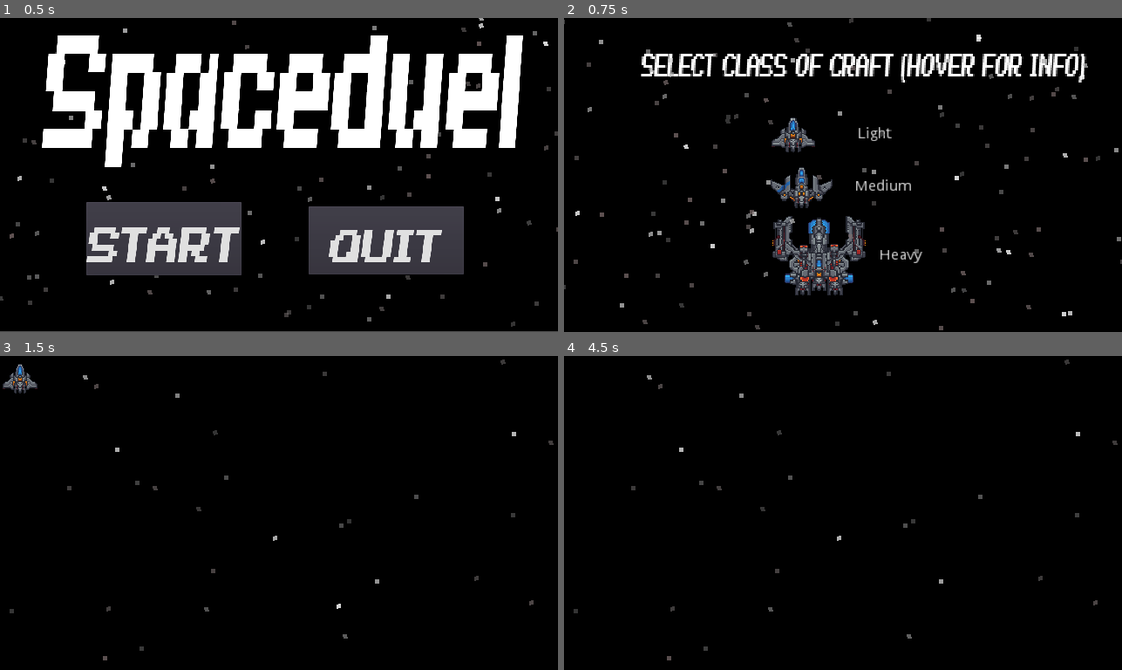
Above: before the commit, frames 1-4 (two rows, left to right).
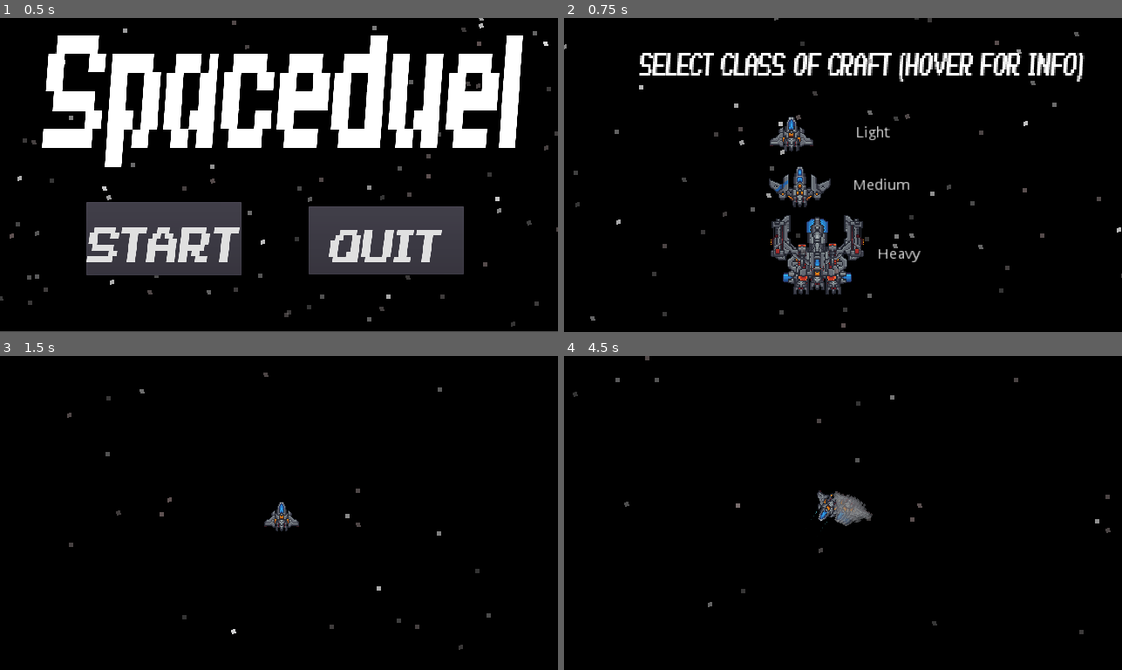
Above: after the commit, the same moments.

Repository: specialagentsoftware/spaceduel
Game: Godot game, scene res://Scenes/Title.tscn
Two runs of this game, one before a commit and one after it. Both use one fixed random seed, a clock stepped at 60 frames per second and the inputs below.
Inputs:
- Up to frame 1 (0.5 s): no input
- Up to frame 2 (0.75 s): click "START" at 0.5 s
- Up to frame 3 (1.5 s): click "Light" at 1.25 s
- Up to frame 4 (4.5 s): hold D (rotate_right) 2.03-2.78 s; hold E (special1) 2.03-2.78 s; hold A (rotate_left) 2.78-3.53 s; tap Q (special2) at 2.85, 4.35 s; hold D (rotate_right) 3.53-4.28 s; hold E (special1) 3.53-4.28 s; hold W (up) from 4.28 s (still down)

Frame 1 is identical in both runs. In frame 2, 8.9% of the frame differs, in the area x 0-100%, y 0-100%; in frame 3, 1.2%; in frame 4, 1.3%.

Commit message:
added cams and map

Diff:
--- a/Scenes/LargeCraft.tscn
+++ b/Scenes/LargeCraft.tscn
@@ -10,7 +10,7 @@
 offsets = PoolRealArray( 0.0662983, 0.812155 )
 colors = PoolColorArray( 0.915039, 0.666432, 0.382458, 1, 0, 0, 0, 0 )
 
-[node name="LargeCraft" type="KinematicBody2D"]
+[node name="LargeCraft" type="KinematicBody2D" groups=["Player"]]
 script = ExtResource( 1 )
 
 [node name="ShipSprite" type="Sprite" parent="."]
@@ -41,3 +41,8 @@
 emitting = false
 amount = 11
 color_ramp = SubResource( 2 )
+
+[node name="Camera2D" type="Camera2D" parent="."]
+current = true
+smoothing_enabled = true
+smoothing_speed = 10.0
--- a/Scenes/LightCraft.tscn
+++ b/Scenes/LightCraft.tscn
@@ -15,7 +15,7 @@
 offsets = PoolRealArray( 0.353591, 0.679558, 0.994475, 1 )
 colors = PoolColorArray( 1, 1, 1, 0.983425, 0.707489, 0.757812, 0.717711, 1, 0.854902, 0.878431, 0.858824, 0.00392157, 1, 1, 1, 0 )
 
-[node name="LightCraft" type="KinematicBody2D"]
+[node name="LightCraft" type="KinematicBody2D" groups=["Player"]]
 script = ExtResource( 1 )
 
 [node name="ShipSprite" type="Sprite" parent="."]
@@ -82,4 +82,13 @@
 color = Color( 1, 1, 1, 0.792157 )
 color_ramp = SubResource( 3 )
 
+[node name="PlayerCam" type="Camera2D" parent="."]
+current = true
+smoothing_enabled = true
+smoothing_speed = 10.0
+
+[node name="Map" type="Camera2D" parent="PlayerCam"]
+position = Vector2( 235, 129 )
+zoom = Vector2( 0.25, 0.25 )
+
 [connection signal="timeout" from="Timer" to="." method="_on_Timer_timeout"]
--- a/Scenes/MedCraft.tscn
+++ b/Scenes/MedCraft.tscn
@@ -10,7 +10,7 @@
 offsets = PoolRealArray( 0.0662983, 0.812155 )
 colors = PoolColorArray( 0.915039, 0.666432, 0.382458, 1, 0, 0, 0, 0 )
 
-[node name="MedCraft" type="KinematicBody2D"]
+[node name="MedCraft" type="KinematicBody2D" groups=["Player"]]
 script = ExtResource( 1 )
 
 [node name="ShipSprite" type="Sprite" parent="."]
@@ -34,3 +34,8 @@
 emitting = false
 amount = 11
 color_ramp = SubResource( 2 )
+
+[node name="Camera2D" type="Camera2D" parent="."]
+current = true
+smoothing_enabled = true
+smoothing_speed = 10.0
--- a/Scenes/Menu.tscn
+++ b/Scenes/Menu.tscn
@@ -17,13 +17,9 @@
 margin_bottom = 1200.0
 script = ExtResource( 6 )
 
-[node name="Camera2D" type="Camera2D" parent="."]
-position = Vector2( 318, 179 )
-current = true
-
 [node name="Background" type="Sprite" parent="."]
-position = Vector2( 323, 183 )
-scale = Vector2( 41, 23.25 )
+position = Vector2( 642.5, 343.5 )
+scale = Vector2( 80.9375, 43.3125 )
 texture = ExtResource( 4 )
 
 [node name="ButtonList" type="VBoxContainer" parent="."]
@@ -81,13 +77,13 @@
 uppercase = true
 
 [node name="Stars" type="CPUParticles2D" parent="."]
-position = Vector2( 312, 164 )
-amount = 500
+position = Vector2( 632, 354 )
+amount = 1000
 lifetime = 700.0
 preprocess = 154.13
 speed_scale = 4.7
 emission_shape = 2
-emission_rect_extents = Vector2( 500, 500 )
+emission_rect_extents = Vector2( 1000, 1000 )
 direction = Vector2( 0, 0 )
 spread = 180.0
 gravity = Vector2( 0, 0 )
